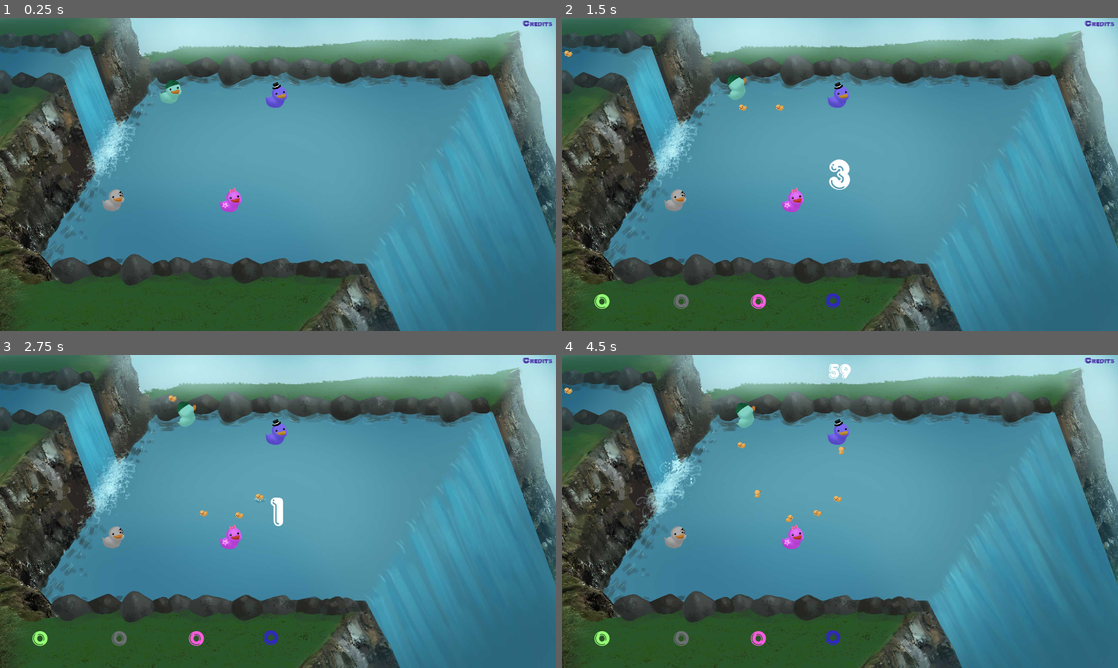
Above: before the commit, frames 1-4 (two rows, left to right).
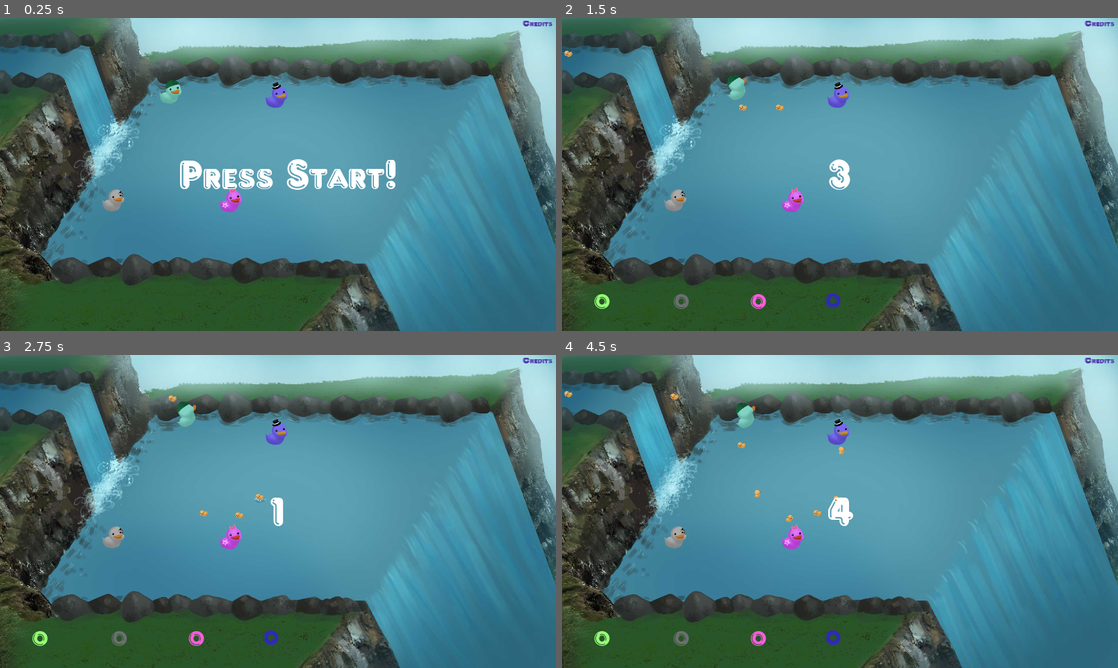
Above: after the commit, the same moments.

Repository: TeamAwesomeTOJam/ducks
Game: Godot game, scene res://Game.tscn
Same seed, same stepped clock (60 frames per second), same inputs: the game is played once before the commit and once after it.
Inputs:
- Up to frame 1 (0.25 s): no input
- Up to frame 2 (1.5 s): tap Enter (p0duck) at 0.5, 0.6, 1.35 s; hold Up (ui_up) 0.53-1.28 s
- Up to frame 3 (2.75 s): hold Up (ui_up) from 2.03 s (still down); tap Enter (p0duck) at 2.1 s
- Up to frame 4 (4.5 s): tap Enter (p0duck) at 2.85, 3.6, 4.35 s; release Up (ui_up) at 3.53 s

The runs differ from the first frame. In frame 1, 2.5% of the frame differs, in the area x 13-92%, y 17-83%; in frame 2, 0.8%; in frame 3, 0.8%; in frame 4, 1.3%.

Commit message:
Added text

Diff:
--- a/Game.gd
+++ b/Game.gd
@@ -11,7 +11,7 @@
 
 var MAX_PLAYERS = 4
 var MAX_TIME_PRE_GAME = 3.0
-var MAX_TIME_GAME = 60.0
+var MAX_TIME_GAME = 5.0
 
 
 enum STATE {
@@ -59,6 +59,7 @@
             top_score = player.my_score
 
         if !players:
+            $HUD.winner()
             top_player.winner()
             last_player_done = true
             time_remaining = 1.5
--- a/Game.tscn
+++ b/Game.tscn
@@ -58,7 +58,7 @@
 
 frames = SubResource( 1 )
 animation = "loop"
-frame = 1
+frame = 4
 playing = true
 offset = Vector2( 1280, 720 )
 _sections_unfolded = [ "Z Index" ]
--- a/HUD.gd
+++ b/HUD.gd
@@ -23,6 +23,12 @@
 func update_time_pre_game(time_remaining):
     $LabelTimePreGame.text = str(ceil(time_remaining))
 
+var is_winner = false
+func winner():
+    $LabelTimePreGame.text = "Winner!"
+    $LabelTimePreGame.show()
+    is_winner = true
+
 
 func pre_game(number_of_players, time_remaining):
     for player in range(0, MAX_PLAYERS):
@@ -45,6 +51,19 @@
 func end_game():
     $LabelTimeGame.hide()
 
+var time = 0.0
+func _process(delta):
+    if is_winner:
+        time += delta
+#        $LabelTimePreGame.add_color_override(
+#            "font_color",
+#            Color(
+#                abs(sin(time + 0.25)),
+#                1.0 - abs(sin(time + 0.5)),
+#                abs(sin(time - 0.25))
+#            )
+#        )
+        $LabelTimePreGame.set_rotation(sin(time) * 0.05)
 
 func _ready():
     player_labels = {
@@ -59,4 +78,5 @@
         label.hide()
 
         $LabelTimeGame.hide()
-        $LabelTimePreGame.hide()
+        $LabelTimePreGame.show()
+        $LabelTimePreGame.text = "Press Start!"
--- a/HUD.tscn
+++ b/HUD.tscn
@@ -19,7 +19,7 @@
 font_data = ExtResource( 2 )
 _sections_unfolded = [ "Font", "Settings" ]
 
-[node name="HUD" type="CanvasLayer" index="0"]
+[node name="HUD" type="CanvasLayer"]
 
 layer = 1
 offset = Vector2( 0, 0 )
